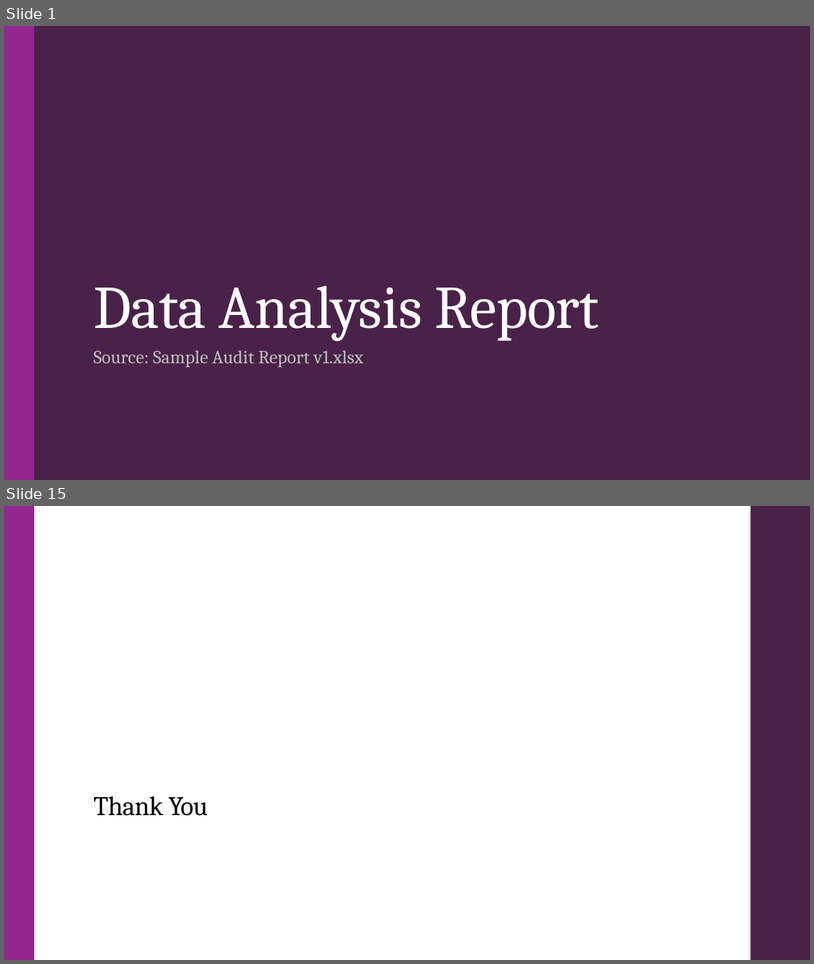
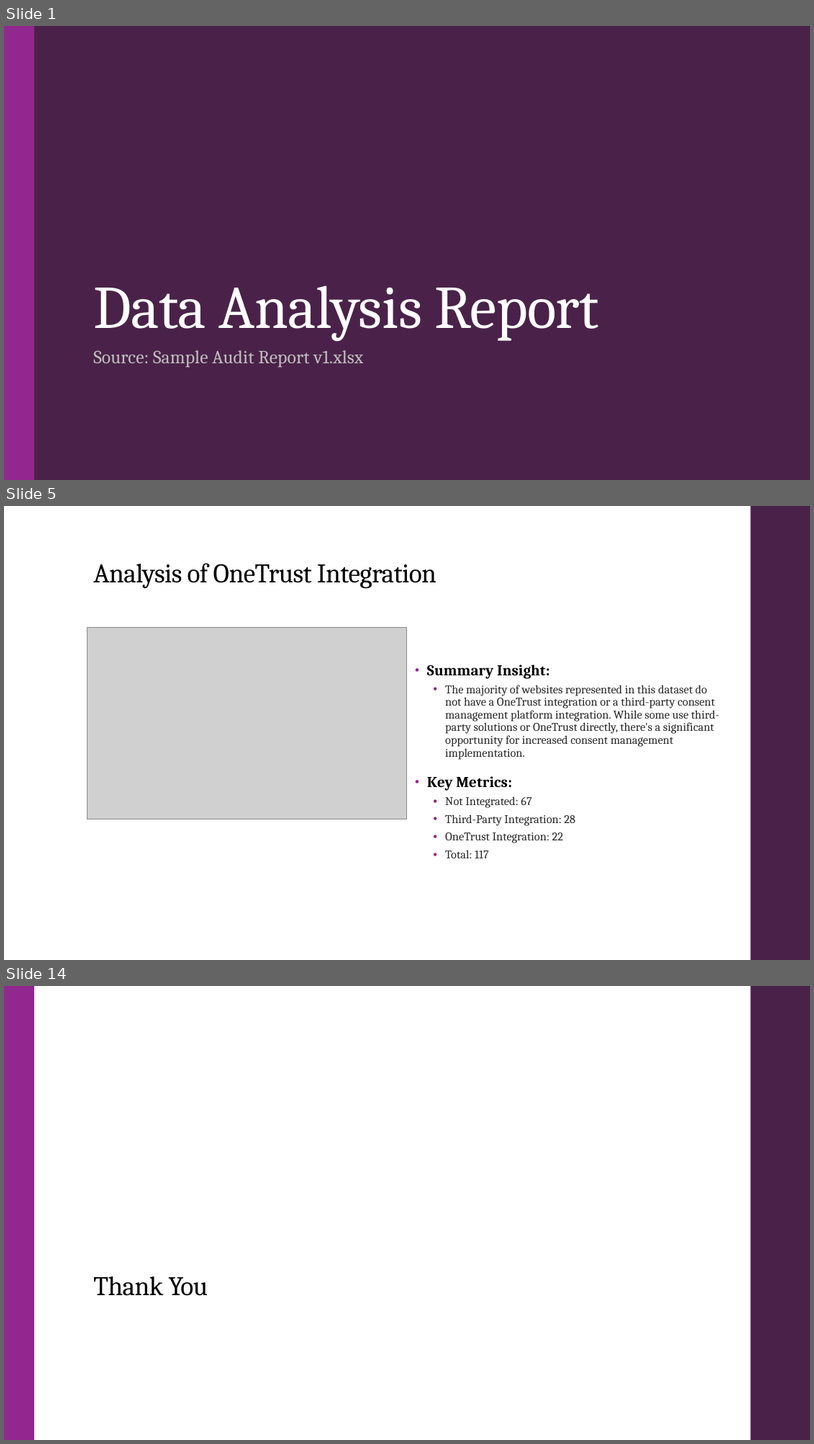
Before and after one commit to droy117/GT_Assignment_PPT_Ex, a slide deck: Debak/Data_Analysis_Report_Report.pptx. Shown one above the other, each under a label of ours: slides 1 and 15 before the commit, slides 1, 5 and 14 after it; the slides between them are not shown. The pictures are 814x964 and 814x1444 pixels, drawn with LibreOffice and Linux fonts; fonts in the diff are those of the drawing; grey boxes stand for pictures. Boxes give left, top, right and bottom in pixels: in the first picture for what was removed or moved away, otherwise in the second. Text is boxed around its words. In the diff, an @@ line names an element or a change of style, - is before the commit and + after.

Commit message:
update ppt and text placement

```diff
--- a/Debak/Data_Analysis_Report_Report.pptx
+++ b/Debak/Data_Analysis_Report_Report.pptx
@@ slide 5 added at (x1=4, y1=506, x2=810, y2=960), background #FFFFFF; not listed: 1 template element that a slide beside it also shows @@
@@ title added at (x1=93, y1=563, x2=437, y2=589), 32 pt, text #000000 @@
+Analysis of OneTrust Integration
@@ picture added at (x1=88, y1=627, x2=407, y2=818) @@
@@ text added at (x1=427, y1=664, x2=720, y2=858), 14 pt, text #262626 @@
+• Summary Insight:
+  • The majority of websites represented in this dataset do not have a OneTrust integration or a third-party consent management platform integration. While some use third-party solutions or OneTrust directly, there's a significant opportunity for increased consent management implementation.
+• Key Metrics:
+  • Not Integrated: 67
+  • Third-Party Integration: 28
+  • OneTrust Integration: 22
+  • Total: 117
@@ what was slide 15 is now slide 14 @@
```
Also in this commit, not shown: 1 slide changed, 10 other slides added, 12 slides removed, 7 other files.
